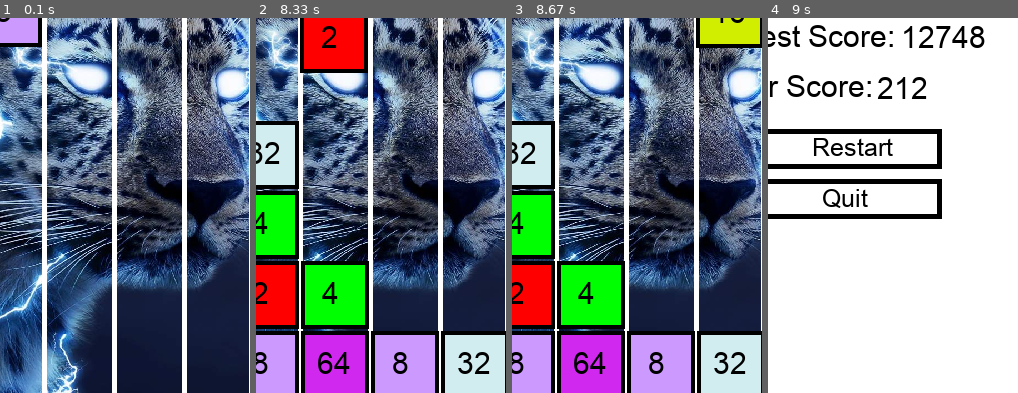
Above: before the commit, frames 1-4 (left to right).
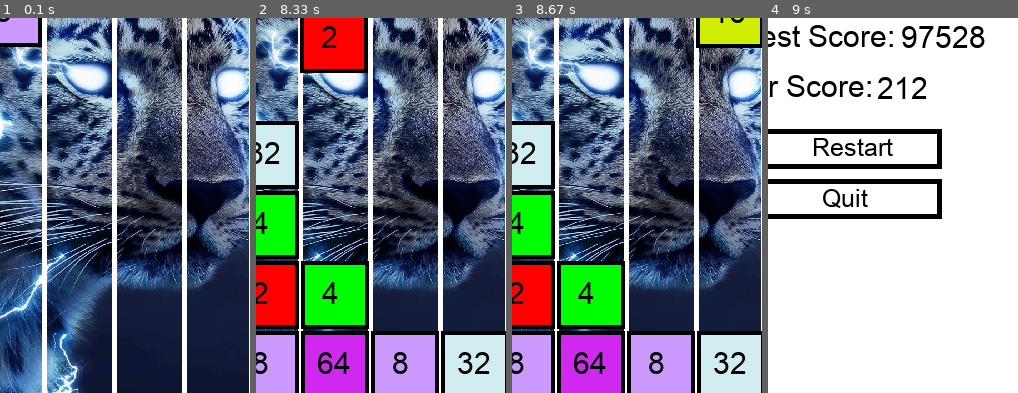
Above: after the commit, the same moments.

Repository: Allen-wa-ng/09170134githw1
Game: pygame game, started from game.py
Same seed, same stepped clock (60 frames per second), same inputs: the game is played once before the commit and once after it.
Inputs (mouse positions are % of the whole screen's width and height, from its top left):
- Up to frame 1 (0.1 s): no input
- Up to frame 2 (8.33 s): click (50, 50) at 0.38 s; click (50, 57) at 0.72 s; click (85, 94) at 1.05 s; click (62, 59) at 1.38 s; click (26, 30) at 1.72 s; click (45, 76) at 2.05 s; click (76, 66) at 2.38 s; click (70, 42) at 2.72 s; click (76, 41) at 3.05 s; click (81, 48) at 3.38 s; click (71, 32) at 3.72 s; click (21, 31) at 4.05 s; click (54, 46) at 4.38 s; click (21, 44) at 4.72 s; click (35, 79) at 5.05 s; click (28, 32) at 5.38 s; click (19, 56) at 5.72 s; click (40, 46) at 6.05 s; click (81, 74) at 6.38 s; click (68, 83) at 6.72 s; click (30, 65) at 7.05 s; click (31, 75) at 7.38 s; click (54, 77) at 7.72 s
- Up to frame 3 (8.67 s): click (25, 40) at 8.55 s
- Up to frame 4 (9 s): click (64, 56) at 8.88 s
The pictures show only the part of the screen within x 34-84%, y 36-86%; the shares and areas given below are measured in that part.

Frames 1-3 are identical in both runs. In frame 4, 0.9% of the frame differs, in the area x 53-80%, y 2-8%.

Commit message:
change the name

Diff:
--- a/game-lu.py
+++ b/game.py
@@ -32,7 +32,7 @@
 
 ### Background music
 pygame.mixer.music.load('let it go.ogg') #let it go.mp3 #mission.mp3
-pygame.mixer.music.set_volume(0.5) #set volume
+pygame.mixer.music.set_volume(0) #set volume
 
 
 ### Set global variable
--- a/score.txt
+++ b/score.txt
@@ -1 +1 @@
-12748
+97528
